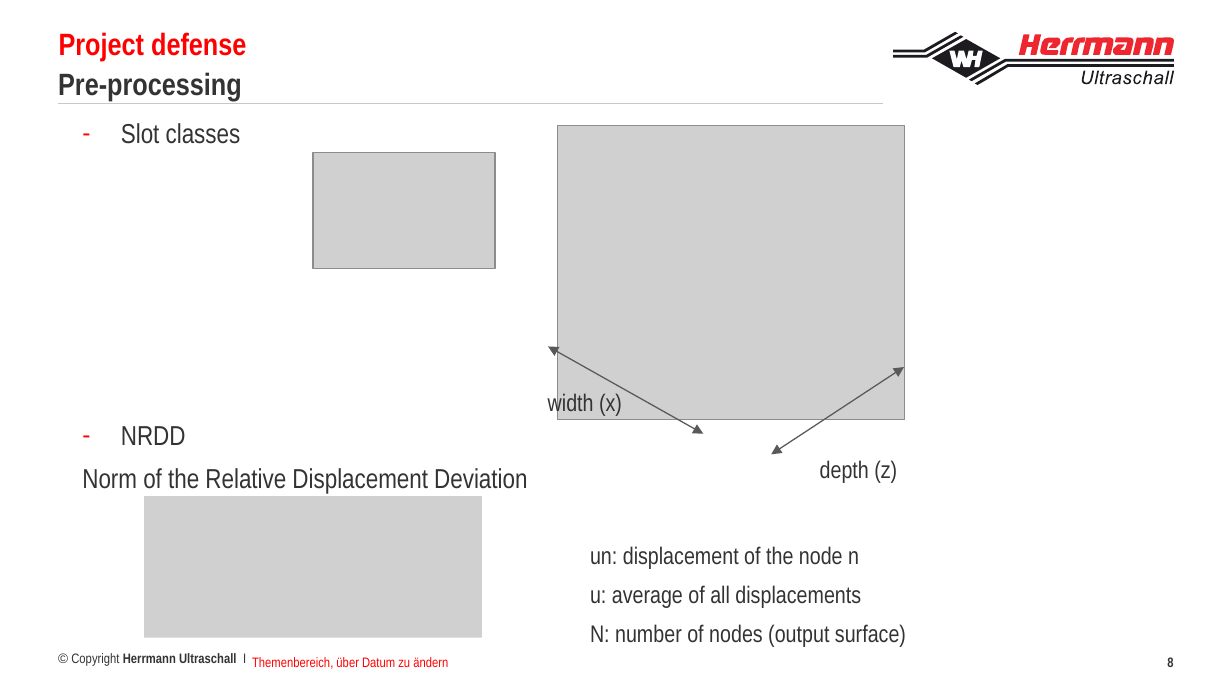
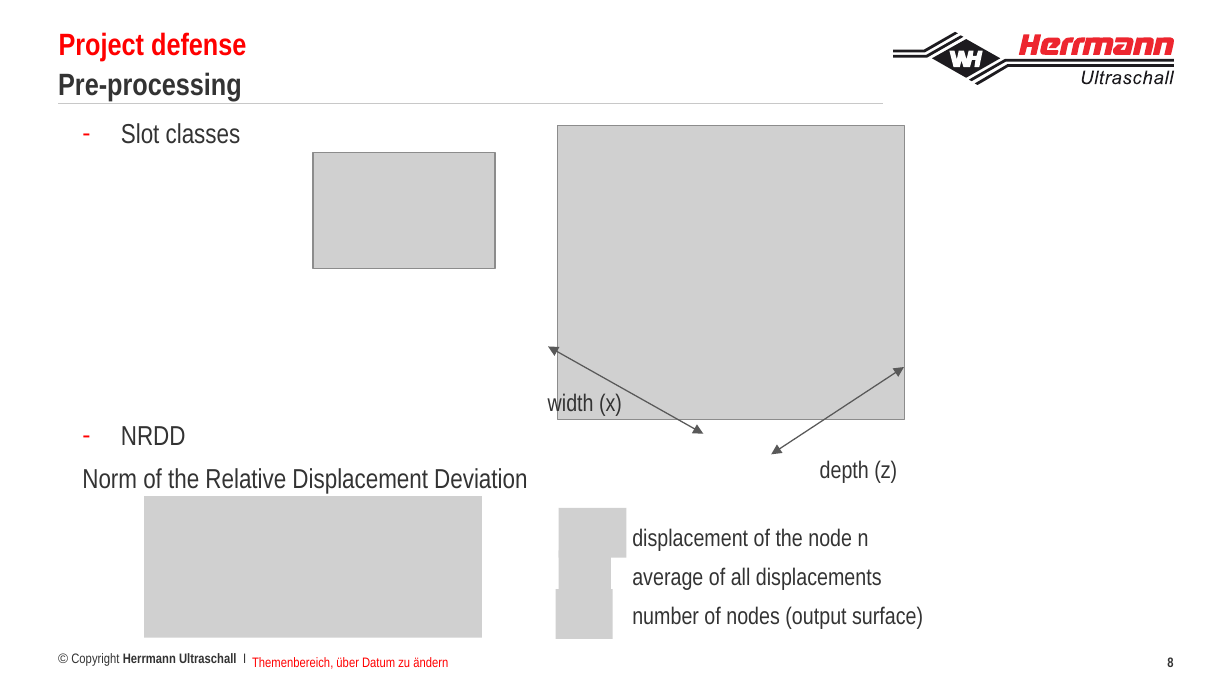
Before and after one commit to francoisbrouet/sep24_cds_int_us-welding, a slide deck: slide 8 of defense/Project defense Francois Brouet.pptx. Drawn at 1232x693 pixels with LibreOffice and Linux fonts; fonts in the diff are those of the drawing; grey boxes stand for pictures; background and template pictures are left out. Boxes give left, top, right and bottom in pixels: in the first picture for what was removed or moved away, otherwise in the second. Text is boxed around its words. In the diff, an @@ line names an element or a change of style, - is before the commit and + after.

```diff
--- a/defense/Project defense Francois Brouet.pptx
+++ b/defense/Project defense Francois Brouet.pptx
@@ picture added at [558, 508, 626, 557] @@
@@ text at [632, 528, 923, 629]: text changed @@
-un: displacement of the node n
-u: average of all displacements
-N: number of nodes (output surface)
+displacement of the node n
+average of all displacements
+number of nodes (output surface)
@@ picture added at [558, 551, 610, 600] @@
@@ picture added at [556, 589, 612, 638] @@
```
Also in this commit, not shown: 3 other files.
